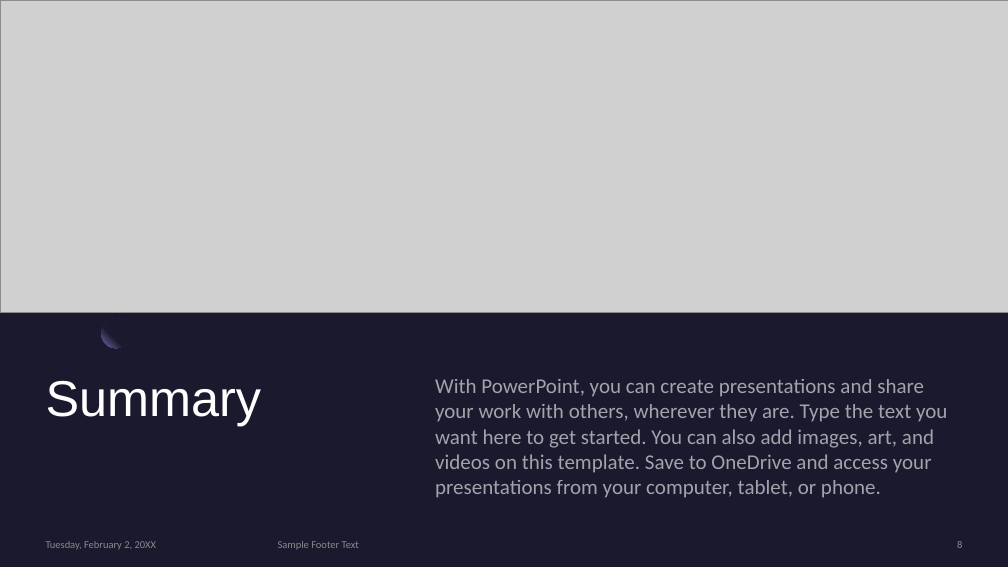
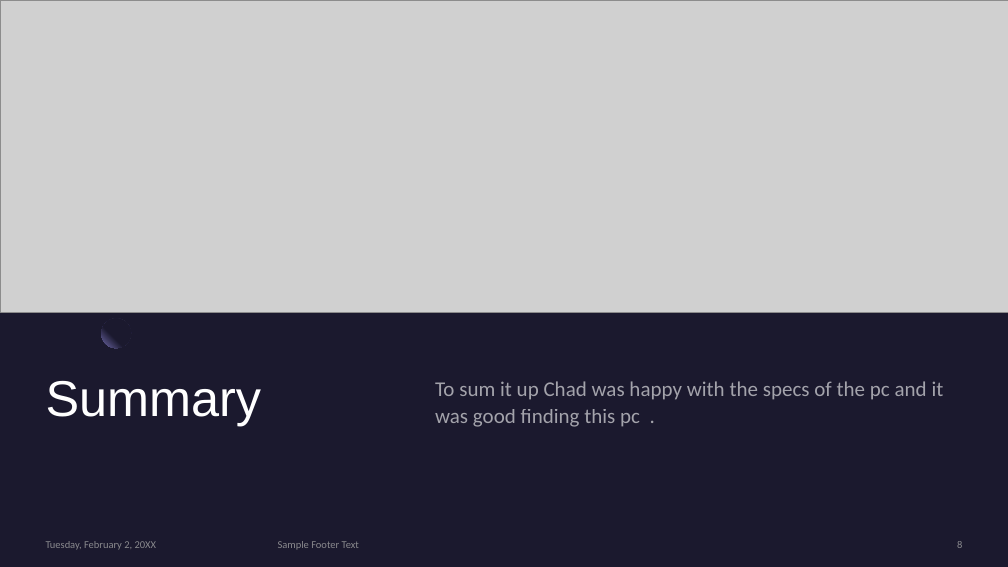
Before and after one commit to Digital-Tech-KKHS/10dtc-computer-hardware-csherwinqqq, a slide deck: slide 8 of Presentation Template.pptx. Drawn at 1008x567 pixels with LibreOffice and Linux fonts; fonts in the diff are those of the drawing; grey boxes stand for pictures. Boxes give left, top, right and bottom in pixels: in the first picture for what was removed or moved away, otherwise in the second. Text is boxed around its words. In the diff, an @@ line names an element or a change of style, - is before the commit and + after.

```diff
--- a/Presentation Template.pptx
+++ b/Presentation Template.pptx
@@ text at (435, 381, 944, 427): text changed @@
-With PowerPoint, you can create presentations and share your work with others, wherever they are. Type the text you want here to get started. You can also add images, art, and videos on this template. Save to OneDrive and access your presentations from your computer, tablet, or phone.
+To sum it up Chad was happy with the specs of the pc and it was good finding this pc .
```
Also in this commit, not shown: 7 other slides changed, 1 slide added, 1 slide removed.
